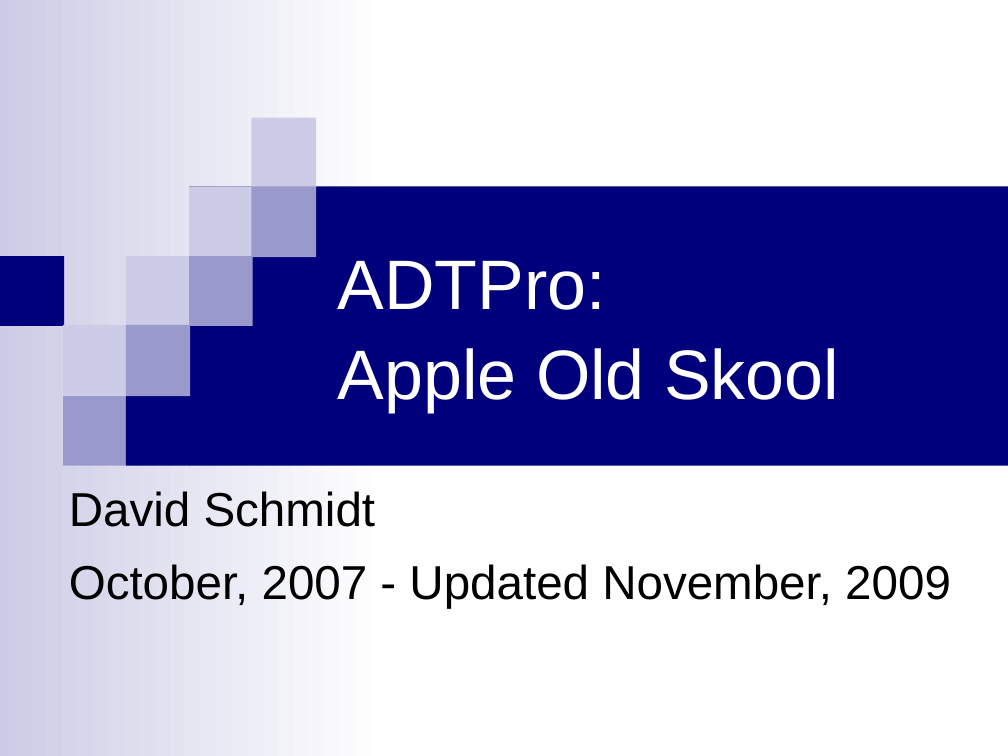
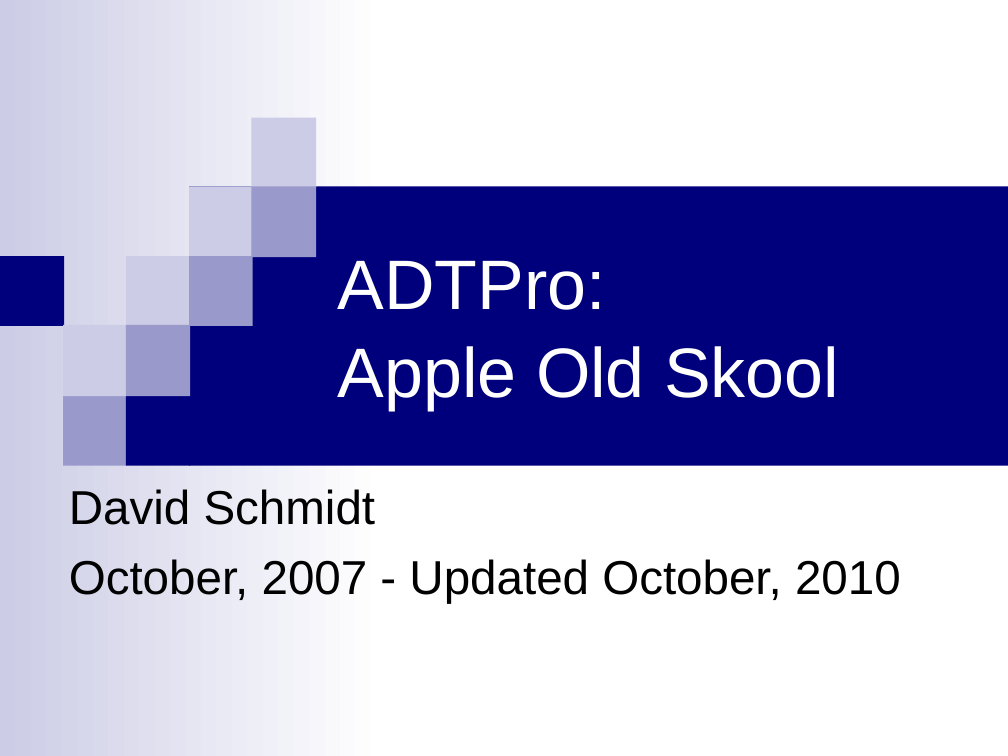
Before and after one commit to RasppleII/adtpro, a slide deck: slide 1 of doc/src/site/resources/ADTProIntro.odp. Drawn at 1008x756 pixels with LibreOffice and Linux fonts; fonts in the diff are those of the drawing. Boxes give left, top, right and bottom in pixels: in the first picture for what was removed or moved away, otherwise in the second. Text is boxed around its words. In the diff, an @@ line names an element or a change of style, - is before the commit and + after.

```diff
--- a/doc/src/site/resources/ADTProIntro.odp
+++ b/doc/src/site/resources/ADTProIntro.odp
@@ title "ADTPro: Apple Old Skool" at (338, 261, 839, 410): line spacing 1.07 to 1.05 @@
@@ subtitle at (69, 489, 376, 525): line spacing 1.07 to 1.02 @@
@@ subtitle at (69, 559, 901, 603): text changed @@
-October, 2007 - Updated November, 2009
+October, 2007 - Updated October, 2010
```
Also in this commit, not shown: 12 other slides changed, 2 slides added, 1 slide removed, 2 other files.
